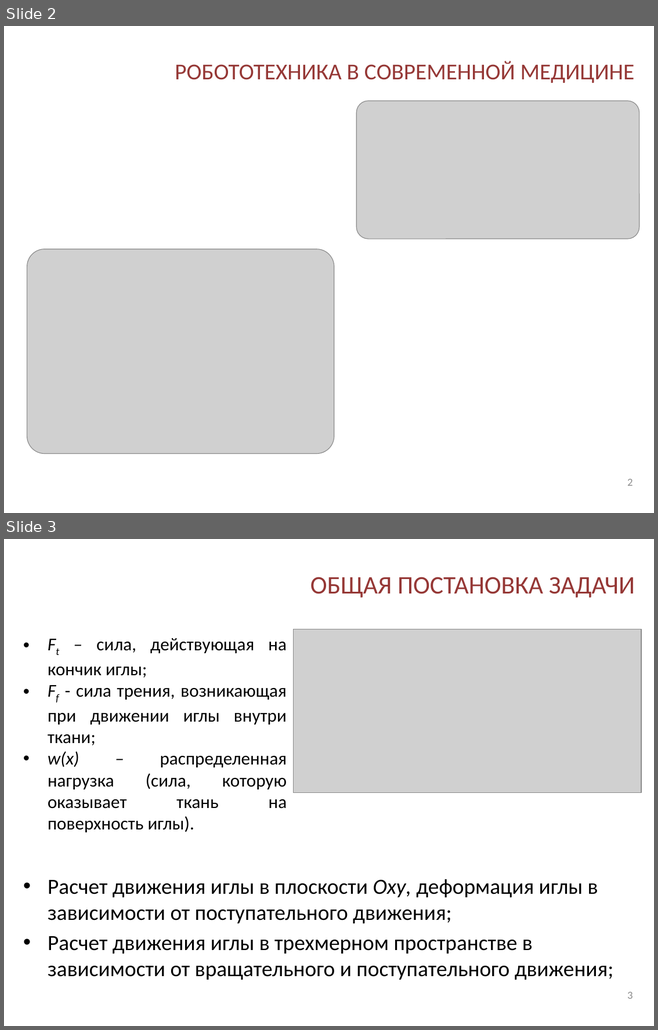
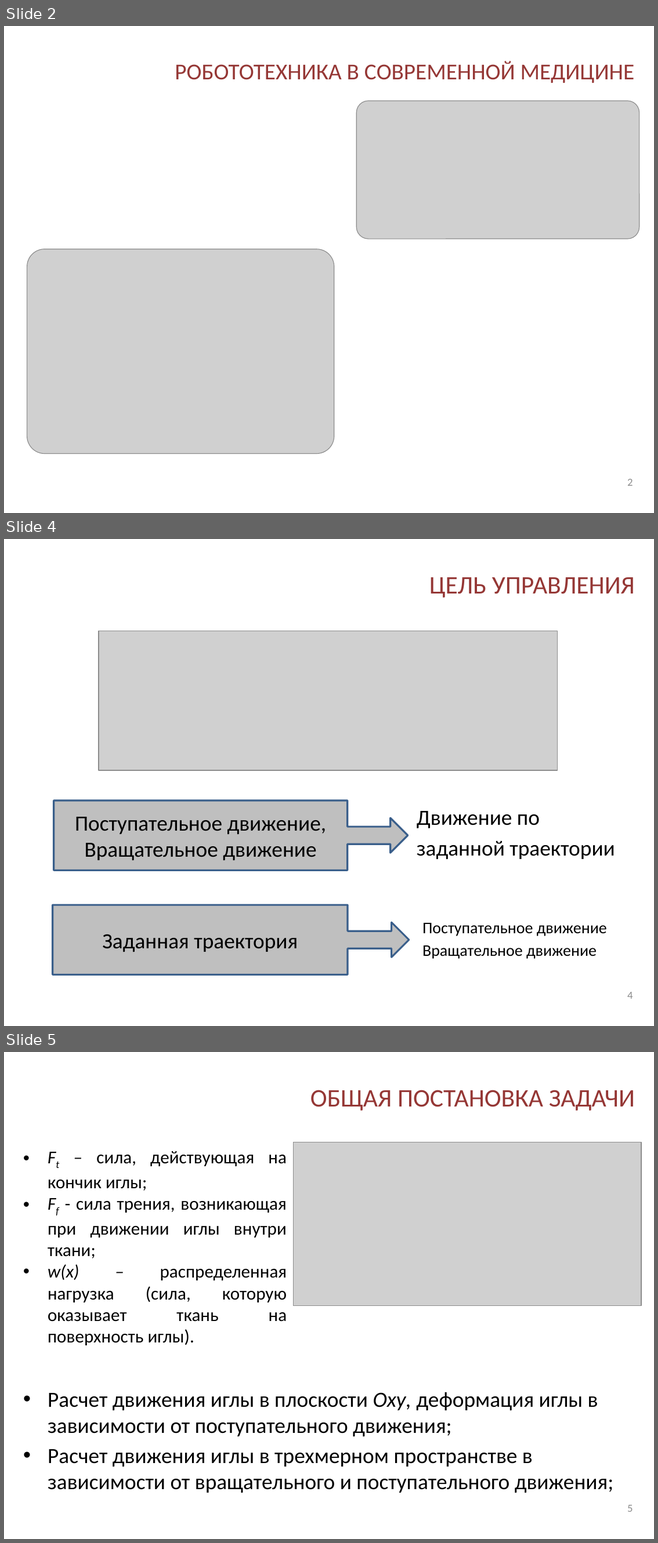
Before and after one commit to IgVaCompany/MyWorks, a slide deck: Dissertacia/MyWork/DocWork/Модель деформируемого объекта управления.pptx. Shown one above the other, each under a label of ours: slides 2 and 3 before the commit, slides 2, 4 and 5 after it; the slides between them are not shown. The pictures are 658x1030 and 658x1543 pixels, drawn with LibreOffice and Linux fonts; fonts in the diff are those of the drawing; grey boxes stand for pictures; background and template pictures are left out. Boxes give left, top, right and bottom in pixels: in the first picture for what was removed or moved away, otherwise in the second. Text is boxed around its words. In the diff, an @@ line names an element or a change of style, - is before the commit and + after.

```diff
--- a/Dissertacia/MyWork/DocWork/Модель деформируемого объекта управления.pptx
+++ b/Dissertacia/MyWork/DocWork/Модель деформируемого объекта управления.pptx
@@ slide 4 added at [4, 539, 654, 1026], background picture (left out) @@
@@ title added at [429, 577, 634, 598], 28 pt, text #953735 @@
+ЦЕЛЬ УПРАВЛЕНИЯ
@@ picture added at [99, 631, 557, 771] @@
@@ right arrow callout added at [54, 801, 408, 870], fill #BFBFBF, outline #3A5F8C 2 pt, 24 pt, text #000000 @@
+Поступательное движение,
+Вращательное движение
@@ text added at [416, 811, 614, 859], 24 pt, text #000000 @@
+Движение по
+заданной траектории
@@ right arrow callout added at [53, 905, 409, 974], fill #BFBFBF, outline #3A5F8C 2 pt, 24 pt, text #000000 @@
+Заданная траектория
@@ text added at [422, 923, 607, 959], 18 pt, text #000000 @@
+Поступательное движение
+Вращательное движение
@@ page number added at [627, 992, 632, 999], 12 pt, text #8C8C8C @@
+4
@@ what was slide 3 is now slide 5 @@
@@ page number at [627, 1505, 632, 1512]: text changed @@
-3
+5
```
Also in this commit, not shown: 2 slides changed, 1 other slide added, 2 other files.
